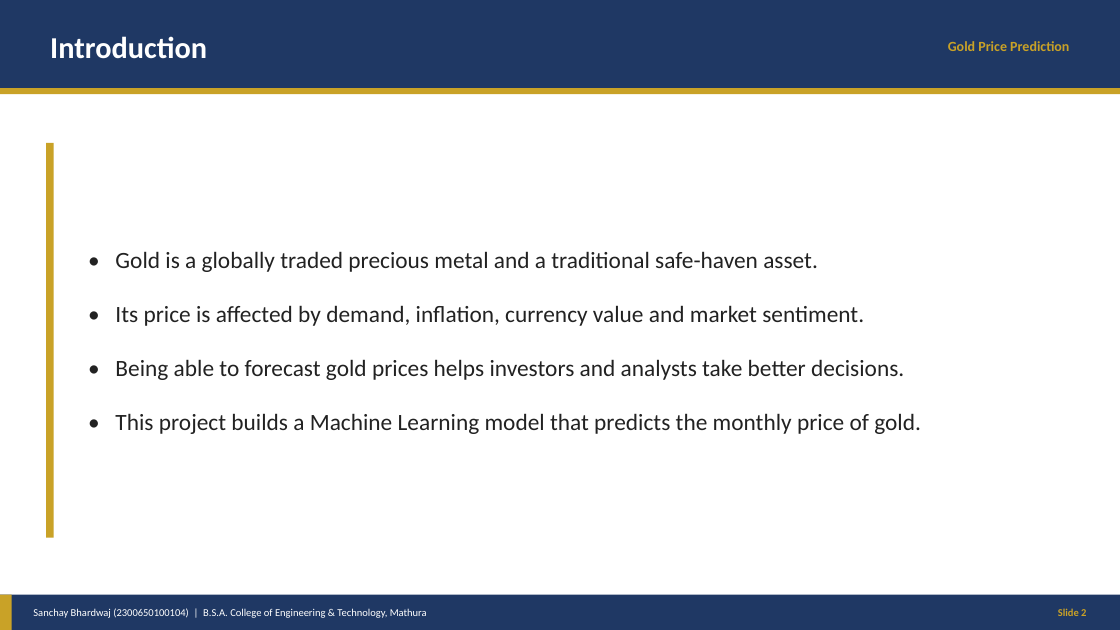
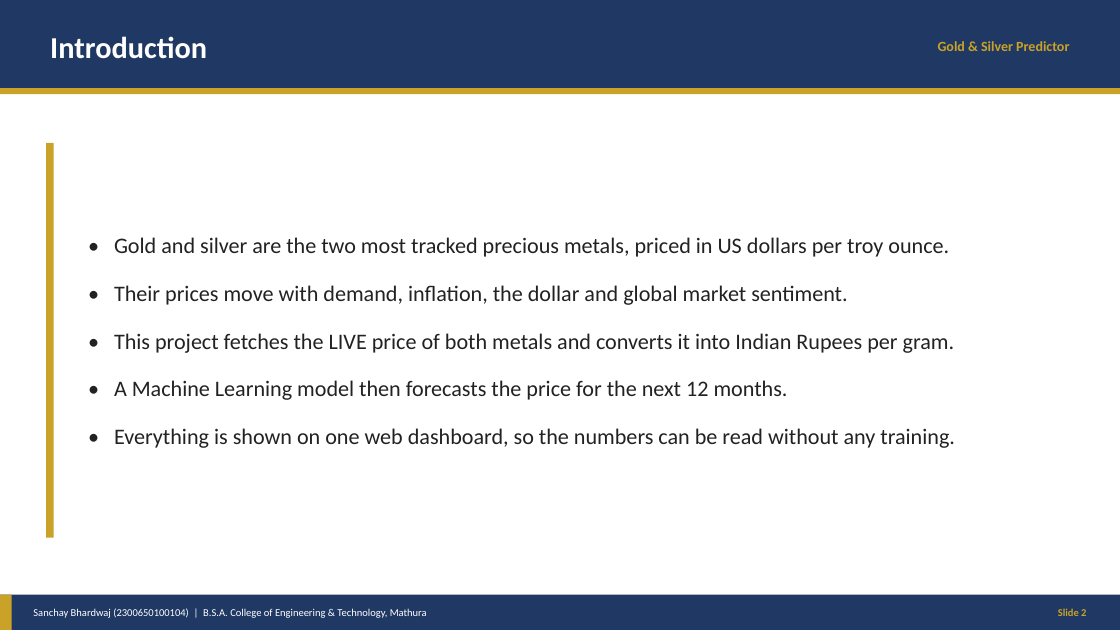
Before and after one commit to sanchaybhardwaj411-alt/gold-price-prediction, a slide deck: slide 2 of docs/Gold-Price-Prediction-Presentation.pptx. Drawn at 1120x630 pixels with LibreOffice and Linux fonts; fonts in the diff are those of the drawing. Boxes give left, top, right and bottom in pixels: in the first picture for what was removed or moved away, otherwise in the second. Text is boxed around its words. In the diff, an @@ line names an element or a change of style, - is before the commit and + after.

Commit message:
Replace the desktop GUI with a live gold + silver web dashboard
The Tkinter window was hard to read and only knew about gold. The new
dashboard fetches real prices from public APIs, converts them to rupees
per gram and per kg, and forecasts 12 months for both metals starting
from today's live price instead of the end of the training file.

```diff
--- a/docs/Gold-Price-Prediction-Presentation.pptx
+++ b/docs/Gold-Price-Prediction-Presentation.pptx
@@ text at (938,41,1069,51): text changed @@
-Gold Price Prediction
+Gold & Silver Predictor
@@ text at (114,237,955,448): text changed; size 20 to 19 pt @@
-• Gold is a globally traded precious metal and a traditional safe-haven asset.
-• Its price is affected by demand, inflation, currency value and market sentiment.
-• Being able to forecast gold prices helps investors and analysts take better decisions.
-• This project builds a Machine Learning model that predicts the monthly price of gold.
+• Gold and silver are the two most tracked precious metals, priced in US dollars per troy ounce.
+• Their prices move with demand, inflation, the dollar and global market sentiment.
+• This project fetches the LIVE price of both metals and converts it into Indian Rupees per gram.
+• A Machine Learning model then forecasts the price for the next 12 months.
+• Everything is shown on one web dashboard, so the numbers can be read without any training.
```
Also in this commit, not shown: 11 other slides changed, 2 slides added, 21 other files.
